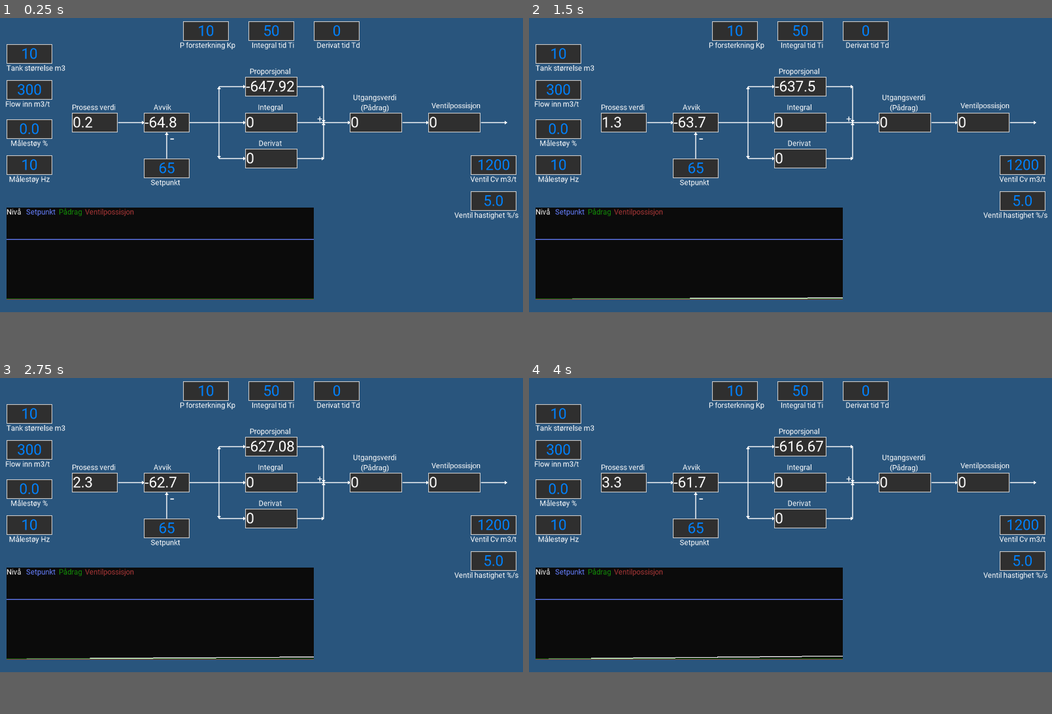
Above: before the commit, frames 1-4 (two rows, left to right).
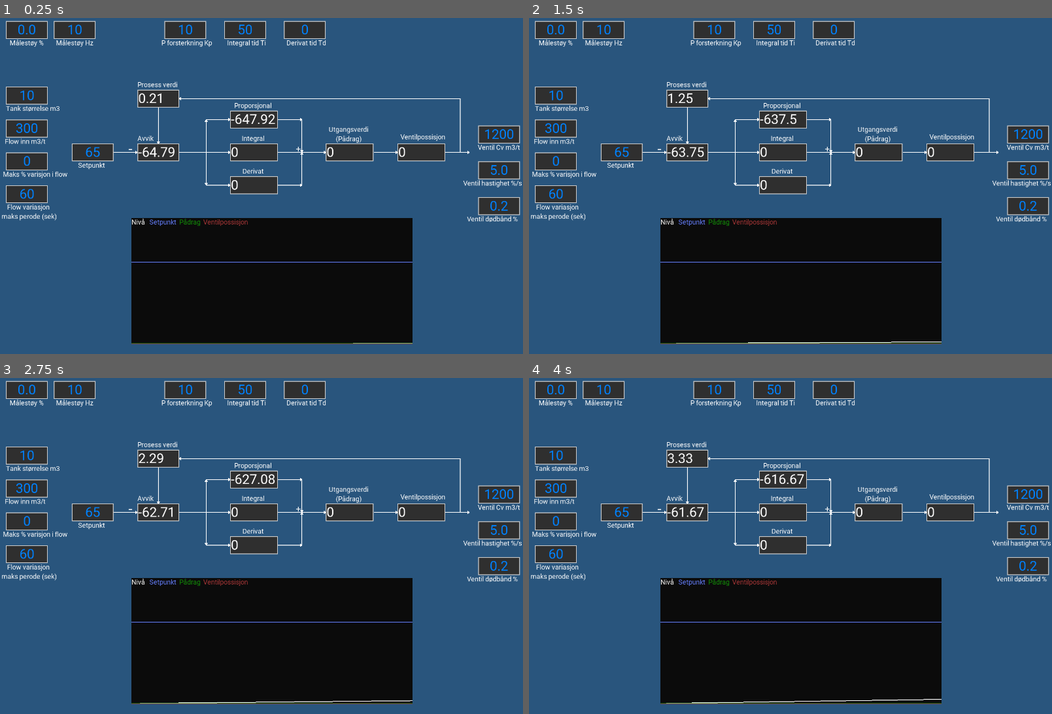
Above: after the commit, the same moments.

Repository: Keroflux/PIDsimulator
Game: Godot game, scene res://PIDsim.tscn
Same seed, same stepped clock (60 frames per second), same inputs: the game is played once before the commit and once after it.
Inputs:
- Up to frame 1 (0.25 s): no input
- Up to frame 2 (1.5 s): no input
- Up to frame 3 (2.75 s): no input
- Up to frame 4 (4 s): no input
In our replay, the window is 800x450 before the commit and 800x514 after it. These sizes can differ from the game's own. Grey fills any space a smaller window leaves; there, only what the larger window draws over its background counts as a difference.

The runs differ from the first frame. In frame 1, 36% of the frame differs, in the area x 0-100%, y 0-98%; in frame 2, 36%; in frame 3, 36%; in frame 4, 36%.

Commit message:
Lagt til flow variasjon

Diff:
--- a/Avvik.gd
+++ b/Avvik.gd
@@ -18,4 +18,4 @@
 	p.avvik = avvik
 	i.avvik = avvik
 	d.avvik = avvik
-	text = str(stepify(avvik, 0.1))
+	text = str(stepify(avvik, 0.01))
--- a/Node2D.gd
+++ b/Node2D.gd
@@ -7,10 +7,10 @@
 
 
 func _ready():
-	lt = get_parent().get_node("ProsessVerdi")
-	sp = get_parent().get_node("Setpunkt")
-	utgang = get_parent().get_node("Pådrag")
-	ventil = get_parent().get_node("Ventil")
+	lt = get_parent().get_node("Blokkdiagram/ProsessVerdi")
+	sp = get_parent().get_node("Blokkdiagram/Setpunkt")
+	utgang = get_parent().get_node("Blokkdiagram/Pådrag")
+	ventil = get_parent().get_node("Blokkdiagram/Ventil")
 
 
 func read_trend():
--- a/PIDsim.gd
+++ b/PIDsim.gd
@@ -8,18 +8,36 @@
 var level_noise: float = 0.0
 var current_noise: float = 0.0
 var noise_hz: int = 10
+var flow_variation: float = 10.0
+var flow_var: float = 0.0
+var flow_var_max: float = 0.0
+var flow_var_time: float = 1.0
+var flow_var_max_time: float = 60.0
+var time: float = 0.0
+var random: bool = false
 var prosessverdi
 
 
 func _ready():
-	prosessverdi = get_node("ProsessVerdi")
+	prosessverdi = get_node("Blokkdiagram/ProsessVerdi")
 
 
 func _physics_process(delta):
+	time += delta
 	if Engine.get_frames_drawn() % Engine.iterations_per_second / noise_hz == 0:
 		current_noise = rand_range(level_noise, -level_noise)
 
-	innhold += (inflow * delta / 3600) - (outflow * delta / 3600)
+	if flow_var_max > 0:
+		flow_var =  flow_variation * sin(time * flow_var_time)
+		if flow_var - abs(flow_var) == 0 and random:
+			flow_variation = rand_range(1, inflow * flow_var_max)
+			flow_var_time = rand_range(flow_var_max_time, 1)
+			time = 0
+			random = false
+		elif not flow_var - abs(flow_var) == 0 and not random:
+			random = true
+
+	innhold += ((inflow + flow_var) * delta / 3600) - (outflow * delta / 3600)
 	level = (innhold / volum * 100) + current_noise
 	prosessverdi.prosess_verdi = level
 
@@ -39,3 +57,12 @@
 
 func _on_MlestyHZ_text_entered(new_text):
 	noise_hz = int(new_text)
+
+
+func _on_FlowVariasjon_text_entered(new_text):
+	flow_var_max = float(new_text) / float(100.0)
+	flow_var = 0.0
+
+
+func _on_FlowVariasjonTid_text_entered(new_text):
+	flow_var_max_time = 1.0 / float(new_text)
--- a/PIDsim.tscn
+++ b/PIDsim.tscn
@@ -43,68 +43,72 @@
 [node name="PIDsim" type="Node2D"]
 script = ExtResource( 9 )
 
-[node name="ProsessVerdi" type="Label" parent="."]
-anchor_right = 1.0
-anchor_bottom = 1.0
-margin_left = 176.0
-margin_top = 232.0
-margin_right = 288.0
-margin_bottom = 280.0
+[node name="Blokkdiagram" type="Node2D" parent="."]
+position = Vector2( 664, 360 )
+
+[node name="ProsessVerdi" type="Label" parent="Blokkdiagram"]
+anchor_right = 1.0
+anchor_bottom = 1.0
+margin_left = -296.0
+margin_top = -168.0
+margin_right = -184.0
+margin_bottom = -120.0
 custom_fonts/font = SubResource( 2 )
 custom_styles/normal = SubResource( 3 )
 text = "65"
 valign = 1
 script = ExtResource( 3 )
 
-[node name="Pil" type="Line2D" parent="ProsessVerdi"]
-position = Vector2( 48, 0 )
-points = PoolVector2Array( 65, 24, 128, 24, 124, 21, 124, 27, 128, 24 )
-width = 2.0
-default_color = Color( 1, 1, 1, 1 )
-joint_mode = 2
-
-[node name="Label" type="Label" parent="ProsessVerdi"]
+[node name="Pil" type="Line2D" parent="Blokkdiagram/ProsessVerdi"]
+position = Vector2( 80, 16 )
+rotation = 1.5708
+points = PoolVector2Array( 32, 24, 128, 24, 124, 21, 124, 27, 128, 24 )
+width = 2.0
+default_color = Color( 1, 1, 1, 1 )
+joint_mode = 2
+
+[node name="Label" type="Label" parent="Blokkdiagram/ProsessVerdi"]
 margin_top = -24.0
 margin_right = 107.0
 margin_bottom = -2.0
 custom_fonts/font = SubResource( 4 )
 text = "Prosess verdi"
 
-[node name="Avvik" type="Label" parent="."]
-anchor_right = 1.0
-anchor_bottom = 1.0
-margin_left = 352.0
-margin_top = 232.0
-margin_right = 464.0
-margin_bottom = 280.0
+[node name="Avvik" type="Label" parent="Blokkdiagram"]
+anchor_right = 1.0
+anchor_bottom = 1.0
+margin_left = -296.0
+margin_top = -24.0
+margin_right = -184.0
+margin_bottom = 24.0
 custom_fonts/font = SubResource( 2 )
 custom_styles/normal = SubResource( 3 )
 text = "65"
 valign = 1
 script = ExtResource( 2 )
 
-[node name="Pil" type="Line2D" parent="Avvik"]
+[node name="Pil" type="Line2D" parent="Blokkdiagram/Avvik"]
 position = Vector2( 120, 0 )
 points = PoolVector2Array( -8, 24, 128, 24, 124, 21, 124, 27, 128, 24 )
 width = 2.0
 default_color = Color( 1, 1, 1, 1 )
 joint_mode = 2
 
-[node name="Pil2" type="Line2D" parent="Avvik"]
+[node name="Pil2" type="Line2D" parent="Blokkdiagram/Avvik"]
 position = Vector2( 120, -32 )
 points = PoolVector2Array( 64, 56, 64, -31, 67, -27, 61, -27, 64, -31 )
 width = 2.0
 default_color = Color( 1, 1, 1, 1 )
 joint_mode = 2
 
-[node name="Pil" type="Line2D" parent="Avvik/Pil2"]
+[node name="Pil" type="Line2D" parent="Blokkdiagram/Avvik/Pil2"]
 position = Vector2( 0, -56 )
 points = PoolVector2Array( 64, 24, 128, 24, 124, 21, 124, 27, 128, 24 )
 width = 2.0
 default_color = Color( 1, 1, 1, 1 )
 joint_mode = 2
 
-[node name="Pil3" type="Line2D" parent="Avvik"]
+[node name="Pil3" type="Line2D" parent="Blokkdiagram/Avvik"]
 position = Vector2( 248, 80 )
 rotation = -3.14159
 points = PoolVector2Array( 64, 56, 64, -31, 67, -27, 61, -27, 64, -31 )
@@ -112,7 +116,7 @@
 default_color = Color( 1, 1, 1, 1 )
 joint_mode = 2
 
-[node name="Pil" type="Line2D" parent="Avvik/Pil3"]
+[node name="Pil" type="Line2D" parent="Blokkdiagram/Avvik/Pil3"]
 position = Vector2( 128, -8 )
 rotation = -3.14159
 points = PoolVector2Array( 64, 24, 128, 24, 124, 21, 124, 27, 128, 24 )
@@ -120,29 +124,28 @@
 default_color = Color( 1, 1, 1, 1 )
 joint_mode = 2
 
-[node name="Label" type="Label" parent="Avvik"]
-margin_left = 24.0
-margin_top = -24.0
-margin_right = 67.0
+[node name="Label" type="Label" parent="Blokkdiagram/Avvik"]
+margin_top = -24.0
+margin_right = 43.0
 margin_bottom = -2.0
 custom_fonts/font = SubResource( 4 )
 text = "Avvik"
 
-[node name="Minus" type="Label" parent="Avvik"]
-margin_left = 64.0
-margin_top = 40.0
-margin_right = 74.0
-margin_bottom = 86.0
+[node name="Minus" type="Label" parent="Blokkdiagram/Avvik"]
+margin_left = -24.0
+margin_top = -8.0
+margin_right = -14.0
+margin_bottom = 38.0
 custom_fonts/font = SubResource( 5 )
 text = "-"
 
-[node name="Setpunkt" type="LineEdit" parent="."]
-anchor_right = 1.0
-anchor_bottom = 1.0
-margin_left = 352.0
-margin_top = 344.0
-margin_right = 464.0
-margin_bottom = 392.0
+[node name="Setpunkt" type="LineEdit" parent="Blokkdiagram"]
+anchor_right = 1.0
+anchor_bottom = 1.0
+margin_left = -472.0
+margin_top = -24.0
+margin_right = -360.0
+margin_bottom = 24.0
 custom_colors/font_color = Color( 0, 0.513726, 1, 1 )
 custom_fonts/font = SubResource( 7 )
 custom_styles/normal = SubResource( 3 )
@@ -150,14 +153,15 @@
 align = 1
 script = ExtResource( 4 )
 
-[node name="Pil" type="Line2D" parent="Setpunkt"]
-position = Vector2( -8, -32 )
+[node name="Pil" type="Line2D" parent="Blokkdiagram/Setpunkt"]
+position = Vector2( 144, -40 )
+rotation = 1.5708
 points = PoolVector2Array( 64, 32, 64, -31, 67, -27, 61, -27, 64, -31 )
 width = 2.0
 default_color = Color( 1, 1, 1, 1 )
 joint_mode = 2
 
-[node name="Label" type="Label" parent="Setpunkt"]
+[node name="Label" type="Label" parent="Blokkdiagram/Setpunkt"]
 margin_top = 48.0
 margin_right = 107.0
 margin_bottom = 70.0
@@ -166,20 +170,20 @@
 align = 1
 valign = 1
 
-[node name="Proporsjonal" type="Label" parent="."]
-anchor_right = 1.0
-anchor_bottom = 1.0
-margin_left = 600.0
-margin_top = 144.0
-margin_right = 728.0
-margin_bottom = 192.0
+[node name="Proporsjonal" type="Label" parent="Blokkdiagram"]
+anchor_right = 1.0
+anchor_bottom = 1.0
+margin_left = -48.0
+margin_top = -112.0
+margin_right = 80.0
+margin_bottom = -64.0
 custom_fonts/font = SubResource( 2 )
 custom_styles/normal = SubResource( 3 )
 text = "65"
 valign = 1
 script = ExtResource( 5 )
 
-[node name="Pil" type="Line2D" parent="Proporsjonal"]
+[node name="Pil" type="Line2D" parent="Blokkdiagram/Proporsjonal"]
 position = Vector2( 64, 0 )
 rotation = 6.3573e-08
 points = PoolVector2Array( 64, 24, 128, 24, 124, 21, 124, 27, 128, 24 )
@@ -187,7 +191,7 @@
 default_color = Color( 1, 1, 1, 1 )
 joint_mode = 2
 
-[node name="Pil5" type="Line2D" parent="Proporsjonal/Pil"]
+[node name="Pil5" type="Line2D" parent="Blokkdiagram/Proporsjonal/Pil"]
 position = Vector2( 192, 80 )
 rotation = 3.14159
 points = PoolVector2Array( 64, 56, 64, -31, 67, -27, 61, -27, 64, -31 )
@@ -195,7 +199,7 @@
 default_color = Color( 1, 1, 1, 1 )
 joint_mode = 2
 
-[node name="Label" type="Label" parent="Proporsjonal"]
+[node name="Label" type="Label" parent="Blokkdiagram/Proporsjonal"]
 margin_left = 8.0
 margin_top = -24.0
 margin_right = 115.0
@@ -206,20 +210,20 @@
 align = 1
 valign = 1
 
-[node name="Integral" type="Label" parent="."]
-anchor_right = 1.0
-anchor_bottom = 1.0
-margin_left = 600.0
-margin_top = 232.0
-margin_right = 728.0
-margin_bottom = 280.0
+[node name="Integral" type="Label" parent="Blokkdiagram"]
+anchor_right = 1.0
+anchor_bottom = 1.0
+margin_left = -48.0
+margin_top = -24.0
+margin_right = 80.0
+margin_bottom = 24.0
 custom_fonts/font = SubResource( 2 )
 custom_styles/normal = SubResource( 3 )
 text = "65"
 valign = 1
 script = ExtResource( 6 )
 
-[node name="Pil" type="Line2D" parent="Integral"]
+[node name="Pil" type="Line2D" parent="Blokkdiagram/Integral"]
 position = Vector2( 128, 0 )
 rotation = 6.3573e-08
 points = PoolVector2Array( 0, 24, 128, 24, 124, 21, 124, 27, 128, 24 )
@@ -227,7 +231,7 @@
 default_color = Color( 1, 1, 1, 1 )
 joint_mode = 2
 
-[node name="Label" type="Label" parent="Integral"]
+[node name="Label" type="Label" parent="Blokkdiagram/Integral"]
 margin_left = 8.0
 margin_top = -24.0
 margin_right = 115.0
@@ -237,20 +241,20 @@
 align = 1
 valign = 1
 
-[node name="Derivat" type="Label" parent="."]
-anchor_right = 1.0
-anchor_bottom = 1.0
-margin_left = 600.0
-margin_top = 320.0
-margin_right = 728.0
-margin_bottom = 368.0
+[node name="Derivat" type="Label" parent="Blokkdiagram"]
+anchor_right = 1.0
+anchor_bottom = 1.0
+margin_left = -48.0
+margin_top = 64.0
+margin_right = 80.0
+margin_bottom = 112.0
 custom_fonts/font = SubResource( 2 )
 custom_styles/normal = SubResource( 3 )
 text = "65"
 valign = 1
 script = ExtResource( 7 )
 
-[node name="Pil" type="Line2D" parent="Derivat"]
+[node name="Pil" type="Line2D" parent="Blokkdiagram/Derivat"]
 position = Vector2( 64, 0 )
 rotation = 6.3573e-08
 points = PoolVector2Array( 64, 24, 128, 24, 124, 21, 124, 27, 128, 24 )
@@ -258,7 +262,7 @@
 default_color = Color( 1, 1, 1, 1 )
 joint_mode = 2
 
-[node name="Pil5" type="Line2D" parent="Derivat/Pil"]
+[node name="Pil5" type="Line2D" parent="Blokkdiagram/Derivat/Pil"]
 position = Vector2( 63.9999, -32 )
 rotation = -6.3573e-08
 points = PoolVector2Array( 64, 56, 64, -31, 67, -27, 61, -27, 64, -31 )
@@ -266,7 +270,7 @@
 default_color = Color( 1, 1, 1, 1 )
 joint_mode = 2
 
-[node name="Label" type="Label" parent="Derivat"]
+[node name="Label" type="Label" parent="Blokkdiagram/Derivat"]
 margin_left = 8.0
 margin_top = -24.0
 margin_right = 115.0
@@ -276,34 +280,34 @@
 align = 1
 valign = 1
 
-[node name="Pådrag" type="Label" parent="."]
-anchor_right = 1.0
-anchor_bottom = 1.0
-margin_left = 856.0
-margin_top = 232.0
-margin_right = 984.0
-margin_bottom = 280.0
+[node name="Pådrag" type="Label" parent="Blokkdiagram"]
+anchor_right = 1.0
+anchor_bottom = 1.0
+margin_left = 208.0
+margin_top = -24.0
+margin_right = 336.0
+margin_bottom = 24.0
 custom_fonts/font = SubResource( 2 )
 custom_styles/normal = SubResource( 3 )
 text = "65"
 valign = 1
 script = ExtResource( 8 )
 
-[node name="Pil" type="Line2D" parent="Pådrag"]
+[node name="Pil" type="Line2D" parent="Blokkdiagram/Pådrag"]
 position = Vector2( 64, 0 )
 points = PoolVector2Array( 65, 24, 128, 24, 124, 21, 124, 27, 128, 24 )
 width = 2.0
 default_color = Color( 1, 1, 1, 1 )
 joint_mode = 2
 
-[node name="Pluss" type="Label" parent="Pådrag"]
+[node name="Pluss" type="Label" parent="Blokkdiagram/Pådrag"]
 margin_left = -80.0
 margin_right = -64.0
 margin_bottom = 29.0
 custom_fonts/font = SubResource( 6 )
 text = "+"
 
-[node name="Label" type="Label" parent="Pådrag"]
+[node name="Label" type="Label" parent="Blokkdiagram/Pådrag"]
 margin_left = 8.0
 margin_top = -48.0
 margin_right = 115.0
@@ -314,27 +318,35 @@
 align = 1
 valign = 1
 
-[node name="Ventil" type="Label" parent="."]
-anchor_right = 1.0
-anchor_bottom = 1.0
-margin_left = 1048.0
-margin_top = 232.0
-margin_right = 1176.0
-margin_bottom = 280.0
+[node name="Ventil" type="Label" parent="Blokkdiagram"]
+anchor_right = 1.0
+anchor_bottom = 1.0
+margin_left = 400.0
+margin_top = -24.0
+margin_right = 528.0
+margin_bottom = 24.0
 custom_fonts/font = SubResource( 2 )
 custom_styles/normal = SubResource( 3 )
 text = "65"
 valign = 1
 script = ExtResource( 11 )
 
-[node name="Pil" type="Line2D" parent="Ventil"]
+[node name="Pil" type="Line2D" parent="Blokkdiagram/Ventil"]
 position = Vector2( 64, 0 )
-points = PoolVector2Array( 65, 24, 128, 24, 124, 21, 124, 27, 128, 24 )
-width = 2.0
-default_color = Color( 1, 1, 1, 1 )
-joint_mode = 2
-
-[node name="Label" type="Label" parent="Ventil"]
+points = PoolVector2Array( 64, 24, 128, 24, 124, 21, 124, 27, 128, 24 )
+width = 2.0
+default_color = Color( 1, 1, 1, 1 )
+joint_mode = 2
+
+[node name="Pil2" type="Line2D" parent="Blokkdiagram/Ventil"]
+position = Vector2( -456, -96 )
+rotation = 3.14159
+points = PoolVector2Array( -624, -120, -624, 24.0001, 128, 24, 124, 21, 124, 27, 128, 24 )
+width = 2.0
+default_color = Color( 1, 1, 1, 1 )
+joint_mode = 2
+
+[node name="Label" type="Label" parent="Blokkdiagram/Ventil"]
 margin_left = 8.0
 margin_top = -40.0
 margin_right = 128.0
@@ -347,9 +359,9 @@
 [node name="Kp" type="LineEdit" parent="."]
 anchor_right = 1.0
 anchor_bottom = 1.0
-margin_left = 448.0
+margin_left = 440.0
 margin_top = 8.0
-margin_right = 560.0
+margin_right = 552.0
 margin_bottom = 56.0
 custom_colors/font_color = Color( 0, 0.513726, 1, 1 )
 custom_fonts/font = SubResource( 7 )
@@ -370,9 +382,9 @@
 [node name="Ti" type="LineEdit" parent="."]
 anchor_right = 1.0
 anchor_bottom = 1.0
-margin_left = 608.0
+margin_left = 600.0
 margin_top = 8.0
-margin_right = 720.0
+margin_right = 712.0
 margin_bottom = 56.0
 custom_colors/font_color = Color( 0, 0.513726, 1, 1 )
 custom_fonts/font = SubResource( 7 )
@@ -393,9 +405,9 @@
 [node name="Td" type="LineEdit" parent="."]
 anchor_right = 1.0
 anchor_bottom = 1.0
-margin_left = 768.0
+margin_left = 760.0
 margin_top = 8.0
-margin_right = 880.0
+margin_right = 872.0
 margin_bottom = 56.0
 custom_colors/font_color = Color( 0, 0.513726, 1, 1 )
 custom_fonts/font = SubResource( 7 )
@@ -417,9 +429,9 @@
 anchor_right = 1.0
 anchor_bottom = 1.0
 margin_left = 16.0
-margin_top = 152.0
-margin_right = 128.0
-margin_bottom = 200.0
+margin_top = 272.0
+margin_right = 128.0
+margin_bottom = 320.0
 custom_colors/font_color = Color( 0, 0.513726, 1, 1 )
 custom_fonts/font = SubResource( 7 )
 custom_styles/normal = SubResource( 3 )
@@ -436,13 +448,60 @@
 align = 1
 valign = 1
 
+[node name="FlowVariasjon" type="LineEdit" parent="."]
+anchor_right = 1.0
+anchor_bottom = 1.0
+margin_left = 16.0
+margin_top = 360.0
+margin_right = 128.0
+margin_bottom = 408.0
+custom_colors/font_color = Color( 0, 0.513726, 1, 1 )
+custom_fonts/font = SubResource( 7 )
+custom_styles/normal = SubResource( 3 )
+text = "0"
+align = 1
+
+[node name="Label" type="Label" parent="FlowVariasjon"]
+margin_left = -8.0
+margin_top = 48.0
+margin_right = 148.0
+margin_bottom = 70.0
+custom_fonts/font = SubResource( 4 )
+text = "Maks % varisjon i flow"
+align = 1
+valign = 1
+
+[node name="FlowVariasjonTid" type="LineEdit" parent="."]
+anchor_right = 1.0
+anchor_bottom = 1.0
+margin_left = 16.0
+margin_top = 448.0
+margin_right = 128.0
+margin_bottom = 496.0
+custom_colors/font_color = Color( 0, 0.513726, 1, 1 )
+custom_fonts/font = SubResource( 7 )
+custom_styles/normal = SubResource( 3 )
+text = "60"
+align = 1
+
+[node name="Label" type="Label" parent="FlowVariasjonTid"]
+margin_left = -16.0
+margin_top = 48.0
+margin_right = 140.0
+margin_bottom = 95.0
+custom_fonts/font = SubResource( 4 )
+text = "Flow variasjon
+maks perode (sek)"
+align = 1
+valign = 1
+
 [node name="TankSize" type="LineEdit" parent="."]
 anchor_right = 1.0
 anchor_bottom = 1.0
 margin_left = 16.0
-margin_top = 64.0
-margin_right = 128.0
-margin_bottom = 112.0
+margin_top = 184.0
+margin_right = 128.0
+margin_bottom = 232.0
 custom_colors/font_color = Color( 0, 0.513726, 1, 1 )
 custom_fonts/font = SubResource( 7 )
 custom_styles/normal = SubResource( 3 )
@@ -461,10 +520,10 @@
 [node name="VentilSize" type="LineEdit" parent="."]
 anchor_right = 1.0
 anchor_bottom = 1.0
-margin_left = 1152.0
-margin_top = 336.0
-margin_right = 1264.0
-margin_bottom = 384.0
+margin_left = 1280.0
+margin_top = 288.0
+margin_right = 1392.0
+margin_bottom = 336.0
 custom_colors/font_color = Color( 0, 0.513726, 1, 1 )
 custom_fonts/font = SubResource( 7 )
 custom_styles/normal = SubResource( 3 )
@@ -484,10 +543,10 @@
 [node name="VentilHastighet" type="LineEdit" parent="."]
 anchor_right = 1.0
 anchor_bottom = 1.0
-margin_left = 1152.0
-margin_top = 424.0
-margin_right = 1264.0
-margin_bottom = 472.0
+margin_left = 1280.0
+margin_top = 384.0
+margin_right = 1392.0
+margin_bottom = 432.0
 custom_colors/font_color = Color( 0, 0.513726, 1, 1 )
 custom_fonts/font = SubResource( 7 )
 custom_styles/normal = SubResource( 3 )
@@ -504,13 +563,36 @@
 align = 1
 valign = 1
 
+[node name="VentilDødbånd" type="LineEdit" parent="."]
+anchor_right = 1.0
+anchor_bottom = 1.0
+margin_left = 1280.0
+margin_top = 480.0
+margin_right = 1392.0
+margin_bottom = 528.0
+custom_colors/font_color = Color( 0, 0.513726, 1, 1 )
+custom_fonts/font = SubResource( 7 )
+custom_styles/normal = SubResource( 3 )
+text = "0.2"
+align = 1
+
+[node name="Label" type="Label" parent="VentilDødbånd"]
+margin_left = -40.0
+margin_top = 48.0
+margin_right = 117.0
+margin_bottom = 70.0
+custom_fonts/font = SubResource( 4 )
+text = "Ventil dødbånd %"
+align = 1
+valign = 1
+
 [node name="Målestøy" type="LineEdit" parent="."]
 anchor_right = 1.0
 anchor_bottom = 1.0
 margin_left = 16.0
-margin_top = 248.0
-margin_right = 128.0
-margin_bottom = 296.0
+margin_top = 8.0
+margin_right = 128.0
+margin_bottom = 56.0
 custom_colors/font_color = Color( 0, 0.513726, 1, 1 )
 custom_fonts/font = SubResource( 7 )
 custom_styles/normal = SubResource( 3 )
@@ -530,10 +612,10 @@
 [node name="MålestøyHZ" type="LineEdit" parent="."]
 anchor_right = 1.0
 anchor_bottom = 1.0
-margin_left = 16.0
-margin_top = 336.0
-margin_right = 128.0
-margin_bottom = 384.0
+margin_left = 144.0
+margin_top = 8.0
+margin_right = 256.0
+margin_bottom = 56.0
 custom_colors/font_color = Color( 0, 0.513726, 1, 1 )
 custom_fonts/font = SubResource( 7 )
 custom_styles/normal = SubResource( 3 )
@@ -551,7 +633,7 @@
 valign = 1
 
 [node name="Trend" type="Node2D" parent="."]
-position = Vector2( -192, 128 )
+position = Vector2( 664, 696 )
 script = ExtResource( 12 )
 
 [node name="Timer" type="Timer" parent="Trend"]
@@ -559,10 +641,10 @@
 autostart = true
 
 [node name="Trend" type="ColorRect" parent="Trend"]
-margin_left = 208.0
-margin_top = 336.0
-margin_right = 960.0
-margin_bottom = 560.0
+margin_left = -312.0
+margin_top = -160.0
+margin_right = 440.0
+margin_bottom = 176.0
 color = Color( 0.0470588, 0.0470588, 0.0470588, 1 )
 script = ExtResource( 10 )
 
@@ -586,55 +668,53 @@
 width = 1.0
 default_color = Color( 0.662745, 0.215686, 0.215686, 1 )
 
-[node name="Nivå" type="Label" parent="Trend"]
-margin_left = 208.0
-margin_top = 336.0
-margin_right = 352.0
-margin_bottom = 358.0
+[node name="Nivå" type="Label" parent="Trend/Trend"]
+margin_right = 144.0
+margin_bottom = 22.0
 custom_fonts/font = SubResource( 4 )
 text = "Nivå"
 valign = 1
 
-[node name="Setpunkt" type="Label" parent="Trend"]
+[node name="Setpunkt2" type="Label" parent="Trend/Trend"]
 self_modulate = Color( 0.4, 0.501961, 1, 1 )
-margin_left = 256.0
-margin_top = 336.0
-margin_right = 400.0
-margin_bottom = 358.0
+margin_left = 48.0
+margin_right = 192.0
+margin_bottom = 22.0
 custom_fonts/font = SubResource( 4 )
 text = "Setpunkt"
 valign = 1
 
-[node name="Pådrag" type="Label" parent="Trend"]
+[node name="Pådrag" type="Label" parent="Trend/Trend"]
 self_modulate = Color( 0.0745098, 0.560784, 0.0313726, 1 )
-margin_left = 336.0
-margin_top = 336.0
-margin_right = 480.0
-margin_bottom = 358.0
+margin_left = 128.0
+margin_right = 272.0
+margin_bottom = 22.0
 custom_fonts/font = SubResource( 4 )
 text = "Pådrag"
 valign = 1
 
-[node name="Ventil" type="Label" parent="Trend"]
+[node name="Ventil2" type="Label" parent="Trend/Trend"]
 self_modulate = Color( 0.662745, 0.215686, 0.215686, 1 )
-margin_left = 400.0
-margin_top = 336.0
-margin_right = 544.0
-margin_bottom = 358.0
+margin_left = 192.0
+margin_right = 336.0
+margin_bottom = 22.0
 custom_fonts/font = SubResource( 4 )
 text = "Ventilpossisjon"
 valign = 1
 
-[connection signal="text_entered" from="Setpunkt" to="Setpunkt" method="_on_Setpunkt_text_entered"]
-[connection signal="text_entered" from="Kp" to="Proporsjonal" method="_on_Kp_text_entered"]
-[connection signal="text_entered" from="Kp" to="Integral" method="_on_Kp_text_entered"]
-[connection signal="text_entered" from="Kp" to="Derivat" method="_on_Kp_text_entered"]
-[connection signal="text_entered" from="Ti" to="Integral" method="_on_Ti_text_entered"]
-[connection signal="text_entered" from="Td" to="Derivat" method="_on_Td_text_entered"]
+[connection signal="text_entered" from="Blokkdiagram/Setpunkt" to="Blokkdiagram/Setpunkt" method="_on_Setpunkt_text_entered"]
+[connection signal="text_entered" from="Kp" to="Blokkdiagram/Proporsjonal" method="_on_Kp_text_entered"]
+[connection signal="text_entered" from="Kp" to="Blokkdiagram/Integral" method="_on_Kp_text_entered"]
+[connection signal="text_entered" from="Kp" to="Blokkdiagram/Derivat" method="_on_Kp_text_entered"]
+[connection signal="text_entered" from="Ti" to="Blokkdiagram/Integral" method="_on_Ti_text_entered"]
+[connection signal="text_entered" from="Td" to="Blokkdiagram/Derivat" method="_on_Td_text_entered"]
 [connection signal="text_entered" from="InnFlow" to="." method="_on_InnFlow_text_entered"]
+[connection signal="text_entered" from="FlowVariasjon" to="." method="_on_FlowVariasjon_text_entered"]
+[connection signal="text_entered" from="FlowVariasjonTid" to="." method="_on_FlowVariasjonTid_text_entered"]
 [connection signal="text_entered" from="TankSize" to="." method="_on_TankSize_text_entered"]
-[connection signal="text_entered" from="VentilSize" to="Ventil" method="_on_VentilSize_text_entered"]
-[connection signal="text_entered" from="VentilHastighet" to="Ventil" method="_on_VentilHastighet_text_entered"]
+[connection signal="text_entered" from="VentilSize" to="Blokkdiagram/Ventil" method="_on_VentilSize_text_entered"]
+[connection signal="text_entered" from="VentilHastighet" to="Blokkdiagram/Ventil" method="_on_VentilHastighet_text_entered"]
+[connection signal="text_entered" from="VentilDødbånd" to="Blokkdiagram/Ventil" method="_on_VentilDdbnd_text_entered"]
 [connection signal="text_entered" from="Målestøy" to="." method="_on_Mlesty_text_entered"]
 [connection signal="text_entered" from="MålestøyHZ" to="." method="_on_MlestyHZ_text_entered"]
 [connection signal="timeout" from="Trend/Timer" to="Trend" method="_on_Timer_timeout"]
--- a/ProsessVerdi.gd
+++ b/ProsessVerdi.gd
@@ -10,4 +10,4 @@
 
 func _physics_process(delta: float) -> void:
 	avvik.prosess_verdi = prosess_verdi
-	text = str(stepify(prosess_verdi, 0.1))
+	text = str(stepify(prosess_verdi, 0.01))
--- a/Pådrag.gd
+++ b/Pådrag.gd
@@ -21,4 +21,4 @@
 	d = derivat.utgangsverdi
 	utgang = p + i + d
 	utgang = clamp(utgang, 0, 100)
-	text = str(stepify(utgang, 0.1))
+	text = str(stepify(utgang, 0.01))
--- a/Trend.gd
+++ b/Trend.gd
@@ -12,10 +12,12 @@
 
 
 func _ready():
-#	for i in range(1990):
-#		values.append(rand_range(0, 2000))
 	calculate_point_distance()
 	scaleY = rect_size.y / 100
+	$Level.position.y = rect_size.y
+	$Setpunkt.position.y = rect_size.y
+	$Utgang.position.y = rect_size.y
+	$Ventil.position.y = rect_size.y
 	draw_trend()
 
 
--- a/Ventil.gd
+++ b/Ventil.gd
@@ -4,22 +4,23 @@
 var ventilhastighet: float = 5.0
 var cv: float = 1200.0
 var flow: float = 0.0
+var deadband: float = 0.2
 var regulator
 var separator
 
 
 func _ready():
 	regulator = get_parent().get_node("Pådrag")
-	separator = get_parent()
+	separator = get_parent().get_parent()
 
 
 func _physics_process(delta: float) -> void:
 	if ventilhastighet <= 0:
 		ventilpossisjon = regulator.utgang
 	else:
-		if ventilpossisjon < regulator.utgang:
+		if ventilpossisjon + deadband < regulator.utgang:
 			ventilpossisjon += delta * ventilhastighet
-		elif ventilpossisjon > regulator.utgang:
+		elif ventilpossisjon - deadband > regulator.utgang:
 			ventilpossisjon -= delta * ventilhastighet
 
 	flow = cv * (ventilpossisjon / 100)
@@ -34,3 +35,7 @@
 
 func _on_VentilHastighet_text_entered(new_text):
 	ventilhastighet = float(new_text)
+
+
+func _on_VentilDdbnd_text_entered(new_text):
+	deadband = float(new_text)
--- a/project.godot
+++ b/project.godot
@@ -16,8 +16,9 @@
 
 [display]
 
-window/size/width=1280
-window/size/height=720
+window/size/width=1400
+window/size/height=900
+window/size/resizable=false
 
 [physics]
 
